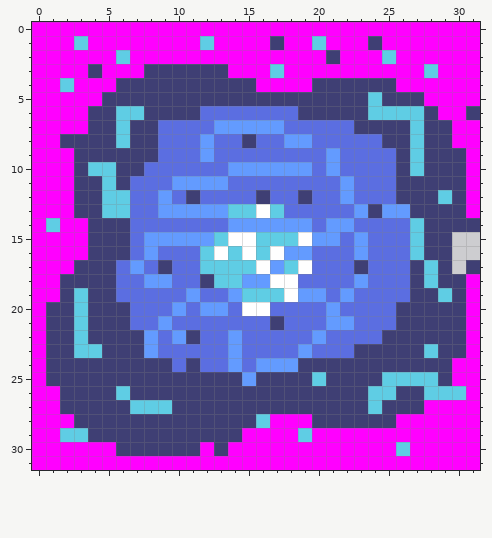
Pixel-art sprite -- LudumOutOfSpace/bin/res/textures/fireball.png. The picture above is the old version.
The file is 32x32 pixels.
The result:
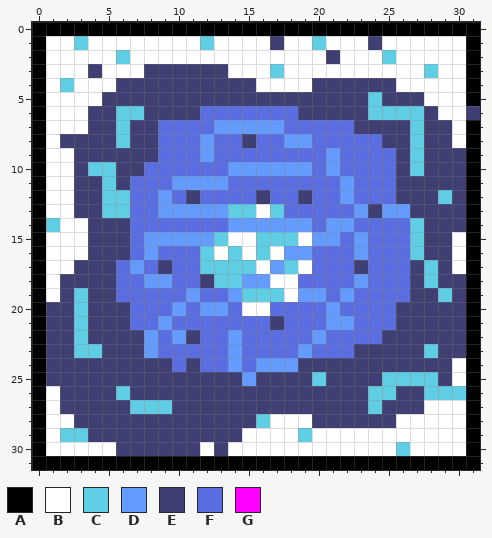
Palette (. is transparent): A #000000  B #ffffff  C #5fcde4  D #639bff  E #3f3f74  F #5b6ee1  G #ff00ff
Change:
The author put colour A in rows 15 to 16 at x 31.
Colour E becomes colour A in row 14 at x 31; in row 17 at x 31.
Colour G becomes colour A in row 0 at x 0 to 31; in rows 1 to 5 at x 0 and 31; in row 6 at x 0; in rows 7 to 13 at x 0 and 31; in rows 14 to 17 at x 0; in rows 18 to 30 at x 0 and 31.
Colour G becomes colour A in row 31 at x 0 to 31.
The author put colour B in rows 15 to 17 at x 30.
Colour G becomes colour B in row 1 at x 1 to 2, 4 to 11, 13 to 16, 18 to 19, 21 to 23 and 25 to 30; in row 2 at x 1 to 5, 7 to 20, 22 to 24 and 26 to 30; in row 3 at x 1 to 3, 5 to 7, 14 to 16, 18 to 27 and 29 to 30; in row 4 at x 1, 3 to 5, 16 to 19 and 26 to 30; in row 5 at x 1 to 4 and 28 to 30; in row 6 at x 1 to 3 and 29 to 30.
Colour G becomes colour B in row 7 at x 1 to 3 and 30; in row 8 at x 1 and 30; in rows 9 to 13 at x 1 to 2; in row 14 at x 2 to 3; in rows 15 to 16 at x 1 to 3; in row 17 at x 1 to 2.
Colour G becomes colour B in rows 18 to 19 at x 1; in rows 24 to 25 at x 30; in row 26 at x 1; in row 27 at x 1 and 28 to 30; in row 28 at x 1 to 2, 17 to 19 and 26 to 30; in row 29 at x 1, 15 to 18 and 20 to 30.
Colour G becomes colour B in row 30 at x 1 to 5, 12, 14 to 25 and 27 to 30.
Pixel boxes of the changes (left, top, right, bottom) in both pictures:
changed: (32, 22, 480, 470)
